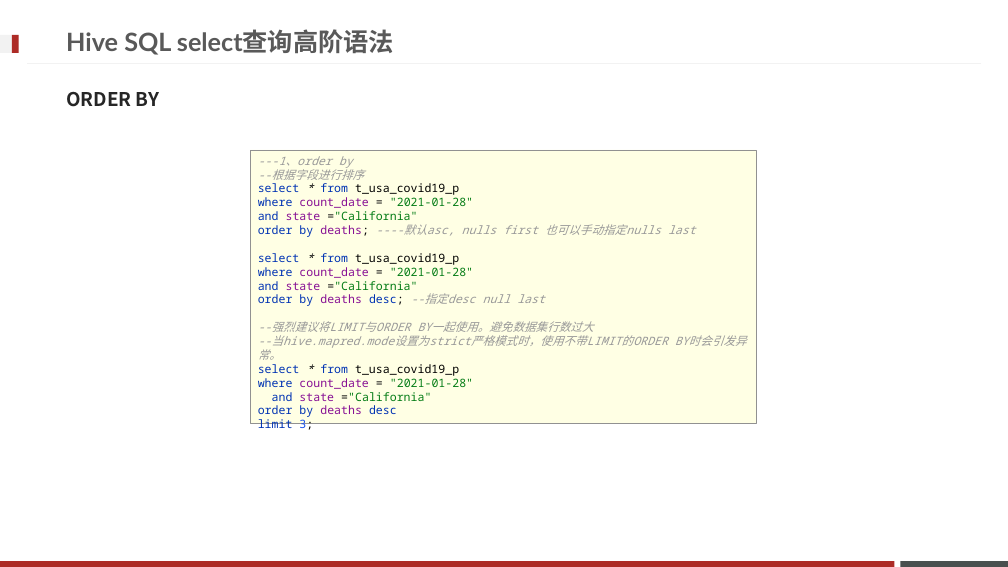
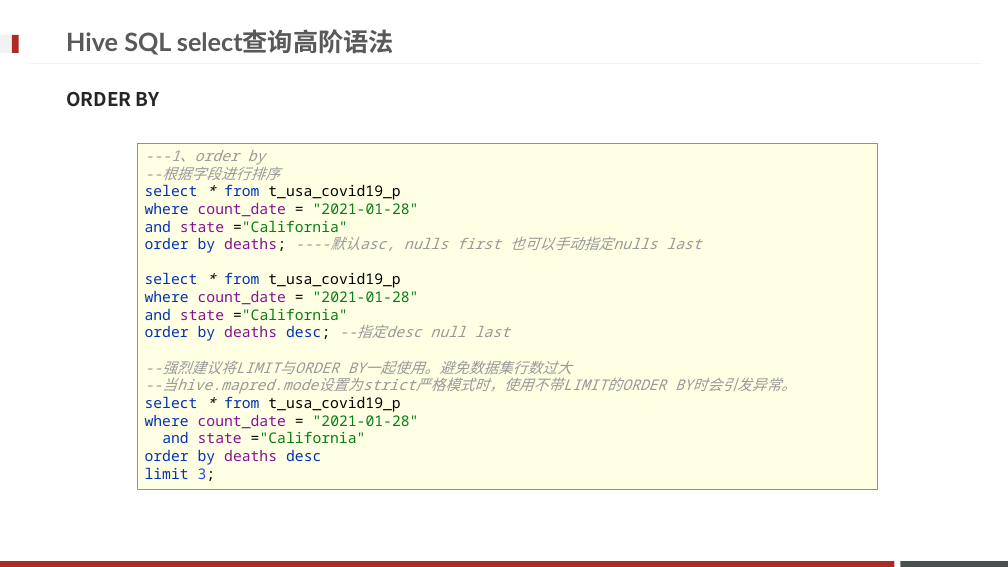
Before and after one commit to Legolas9999/big_data, a slide deck: slide 26 of Hadoop/大数据离线阶段--07.pptx. Drawn at 1008x567 pixels with LibreOffice and Linux fonts; fonts in the diff are those of the drawing; background and template pictures are left out. Boxes give left, top, right and bottom in pixels: in the first picture for what was removed or moved away, otherwise in the second. Text is boxed around its words. In the diff, an @@ line names an element or a change of style, - is before the commit and + after.

```diff
--- a/Hadoop/大数据离线阶段--07.pptx
+++ b/Hadoop/大数据离线阶段--07.pptx
@@ rectangle "---1、order by --根据字段进行排序 select * ...": place and size @@
-rectangle "---1、order by --根据字段进行排序 select * ..." at [250, 150, 756, 423]
+rectangle "---1、order by --根据字段进行排序 select * ..." at [137, 143, 877, 489]
@@ rectangle "---1、order by --根据字段进行排序 select * ..." at [137, 143, 877, 489]: size 11 to 14 pt @@
```
Also in this commit, not shown: 11 other slides changed.
